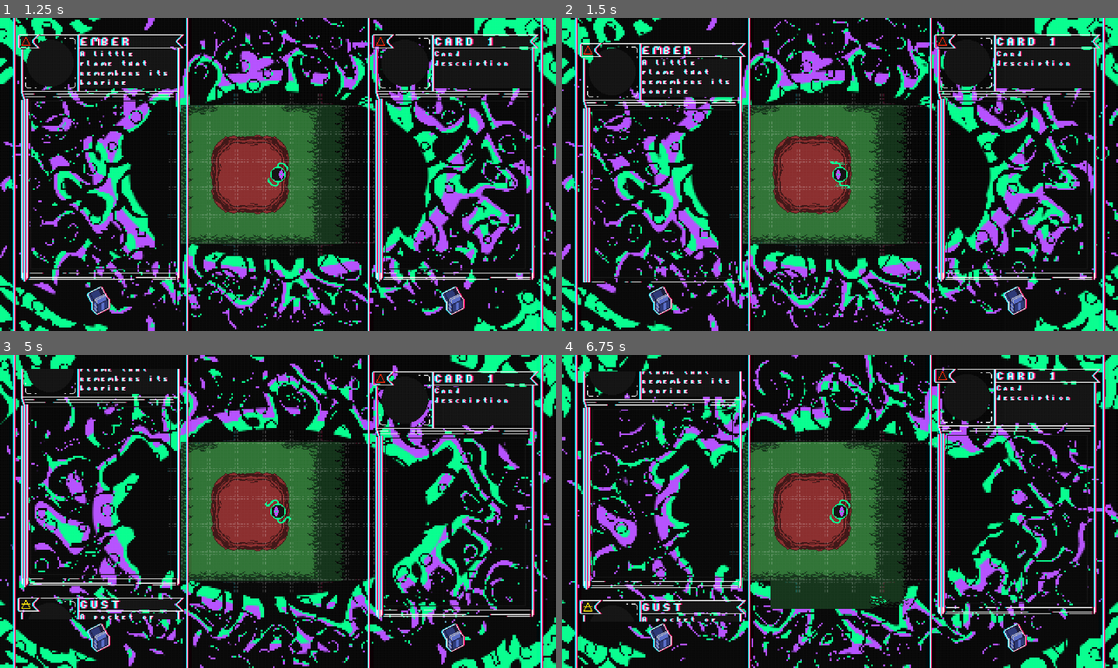
Above: before the commit, frames 1-4 (two rows, left to right).
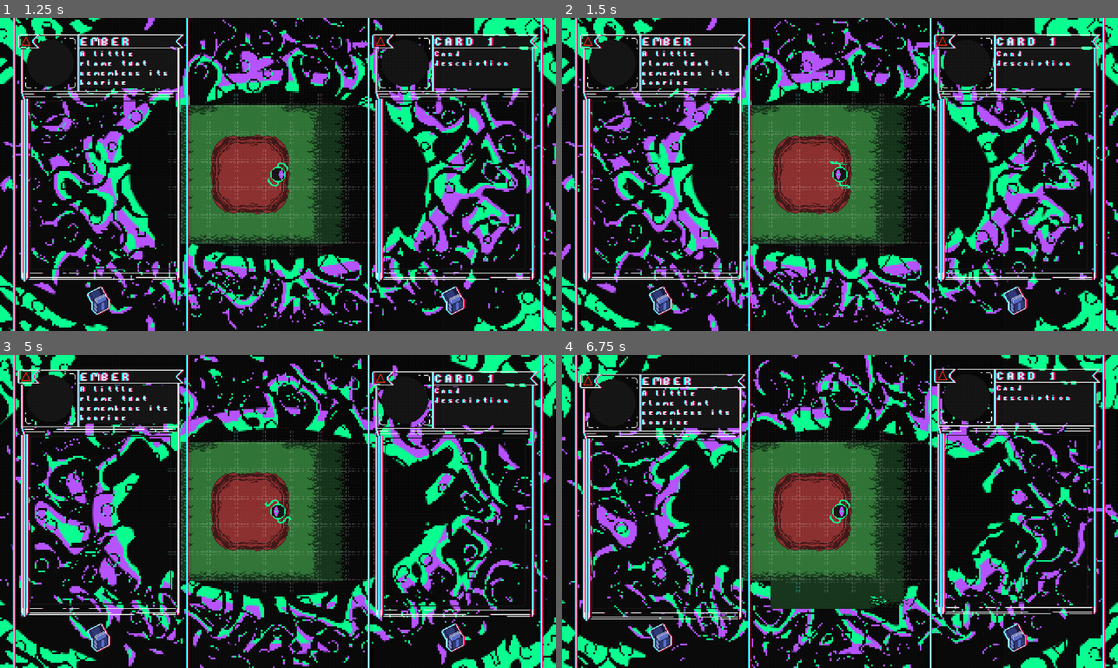
Above: after the commit, the same moments.

Repository: FaunaPolaris/HomeMadeCCG
Game: Godot game, scene res://scenes/main_screen.tscn
Same seed, same stepped clock (60 frames per second), same inputs: the game is played once before the commit and once after it.
Inputs (mouse positions are in pixels of both pictures, inside the frame that each line leads up to):
- Up to frame 1 (1.25 s): tap Enter at 0.5 s; move the mouse to (400, 158) at 0.52 s; hold Right (ui_right) from 0.53 s (still down); hold E (toggle_deck) from 0.53 s (still down); click (400, 158) at 0.67 s
- Up to frame 2 (1.5 s): release Right (ui_right) at 1.25 s; release E (toggle_deck) at 1.25 s; drag from (662, 155) to (812, 237) at 1.27 s
- Up to frame 3 (5 s): move the mouse to (455, 492) at 2.02 s; hold Right (ui_right) 2.03-2.75 s; hold E (toggle_deck) 2.03-2.75 s; click (455, 492) at 2.17 s; drag from (250, 574) to (111, 464) at 2.77 s; move the mouse to (444, 558) at 3.52 s; hold Left (ui_left) 3.53-4.25 s; hold E (toggle_deck) 3.53-4.25 s; click (444, 558) at 3.67 s; drag from (111, 464) to (194, 433) at 4.27 s
- Up to frame 4 (6.75 s): move the mouse to (867, 511) at 5.02 s; hold Down (ui_down) 5.03-5.75 s; hold E (toggle_deck) 5.03-5.75 s; click (867, 511) at 5.17 s; drag from (756, 433) to (728, 527) at 5.77 s; move the mouse to (962, 495) at 6.52 s; hold Up (ui_up) from 6.53 s (still down); hold E (toggle_deck) from 6.53 s (still down); click (962, 495) at 6.67 s

Frame 1 is identical in both runs. In frame 2, 2.6% of the frame differs, in the area x 3-34%, y 5-85%; in frame 3, 3.5%; in frame 4, 3.7%, in the area x 3-34%, y 5-86%.

Commit message:
scrolling always rests centered on one card
A wheel notch now moves exactly one card, and a drag still follows the
pointer freely but eases to the nearest card when released (mouse or
touch). The display can no longer sit between two cards. Max scroll is
expressed as (count - 1) whole cards, which for the 288px panel is the
same offset as before.

Co-Authored-By: Claude Fable 5 <noreply@anthropic.com>

Diff:
--- a/script/cards/CardList.gd
+++ b/script/cards/CardList.gd
@@ -2,8 +2,9 @@
 extends Control
 
 ## A vertical strip of cards clipped to one interface panel. Scrolls with
-## the mouse wheel or by dragging (mouse or touch), easing toward the
-## target offset and snapping to whole pixels so the art stays crisp.
+## the mouse wheel or by dragging (mouse or touch) and always comes to
+## rest centered on one card: a wheel notch moves one whole card, and a
+## released drag eases to whichever card is nearest.
 
 ## The list started or finished sliding open or closed.
 signal open_changed(now_open: bool)
@@ -12,9 +13,6 @@
 
 ## Gap between stacked cards, in card pixels.
 const CARD_GAP := 8.0
-
-## How far one wheel notch scrolls.
-const WHEEL_STEP := 48.0
 
 ## Easing rate toward the target offset; higher is snappier.
 const SMOOTHING := 12.0
@@ -100,29 +98,43 @@
 	_offset = 0.0
 
 
+## One card of scroll distance.
+func _pitch() -> float:
+	return Card.SIZE.y + CARD_GAP
+
+
+## The offset that puts the last card in the panel.
 func _max_scroll() -> float:
-	var count := _cards.get_child_count()
-	if count == 0:
-		return 0.0
-	var total := count * (Card.SIZE.y + CARD_GAP) - CARD_GAP
-	return maxf(0.0, total - size.y)
+	return maxf(0.0, (_cards.get_child_count() - 1) * _pitch())
+
+
+## The nearest offset that frames a card exactly.
+func _snapped(value: float) -> float:
+	return clampf(roundf(value / _pitch()) * _pitch(), 0.0, _max_scroll())
 
 
 func _gui_input(event: InputEvent) -> void:
 	if event is InputEventMouseButton:
 		if event.button_index == MOUSE_BUTTON_WHEEL_UP and event.pressed:
-			_target -= WHEEL_STEP
+			_target = _snapped(_target - _pitch())
 		elif event.button_index == MOUSE_BUTTON_WHEEL_DOWN and event.pressed:
-			_target += WHEEL_STEP
+			_target = _snapped(_target + _pitch())
 		elif event.button_index == MOUSE_BUTTON_LEFT:
 			_dragging = event.pressed
+			if not _dragging:
+				_target = _snapped(_target)
 	elif event is InputEventMouseMotion and _dragging:
-		_target -= event.relative.y
-		_offset = _target  # follow the pointer directly, no easing
+		_drag_by(event.relative.y)
 	elif event is InputEventScreenDrag:
-		_target -= event.relative.y
-		_offset = _target
-	_target = clampf(_target, 0.0, _max_scroll())
+		_drag_by(event.relative.y)
+	elif event is InputEventScreenTouch and not event.pressed:
+		_target = _snapped(_target)
+
+
+## Dragging follows the pointer directly; the snap waits for the release.
+func _drag_by(relative_y: float) -> void:
+	_target = clampf(_target - relative_y, 0.0, _max_scroll())
+	_offset = _target
 
 
 func _process(delta: float) -> void:
